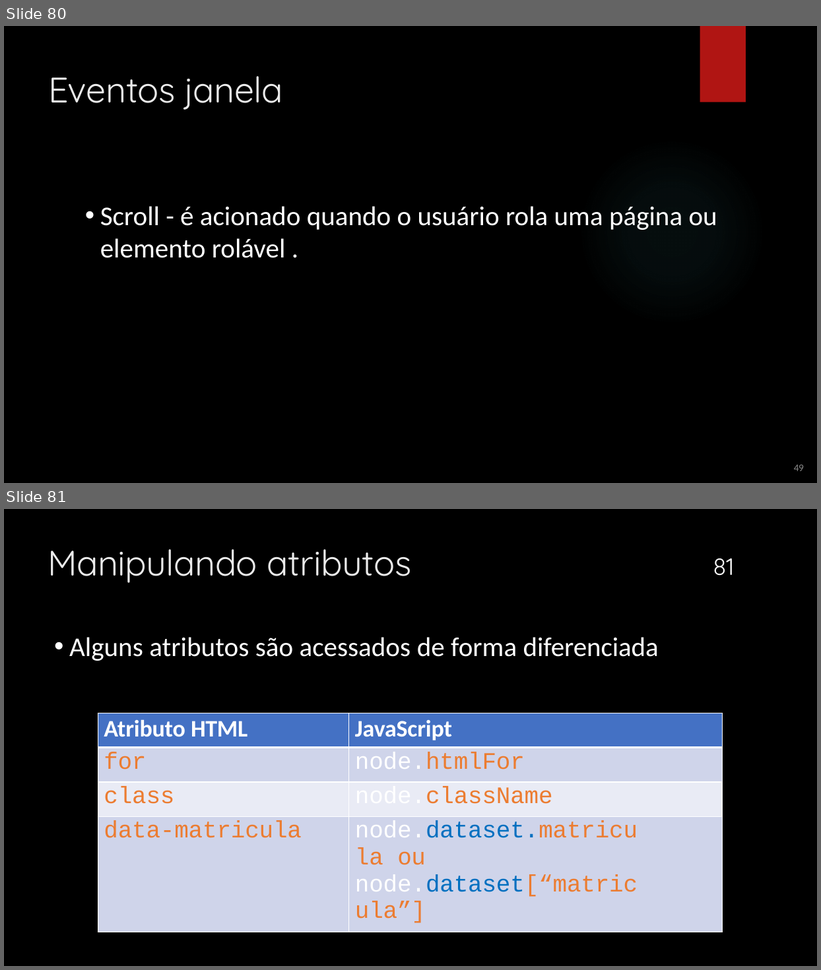
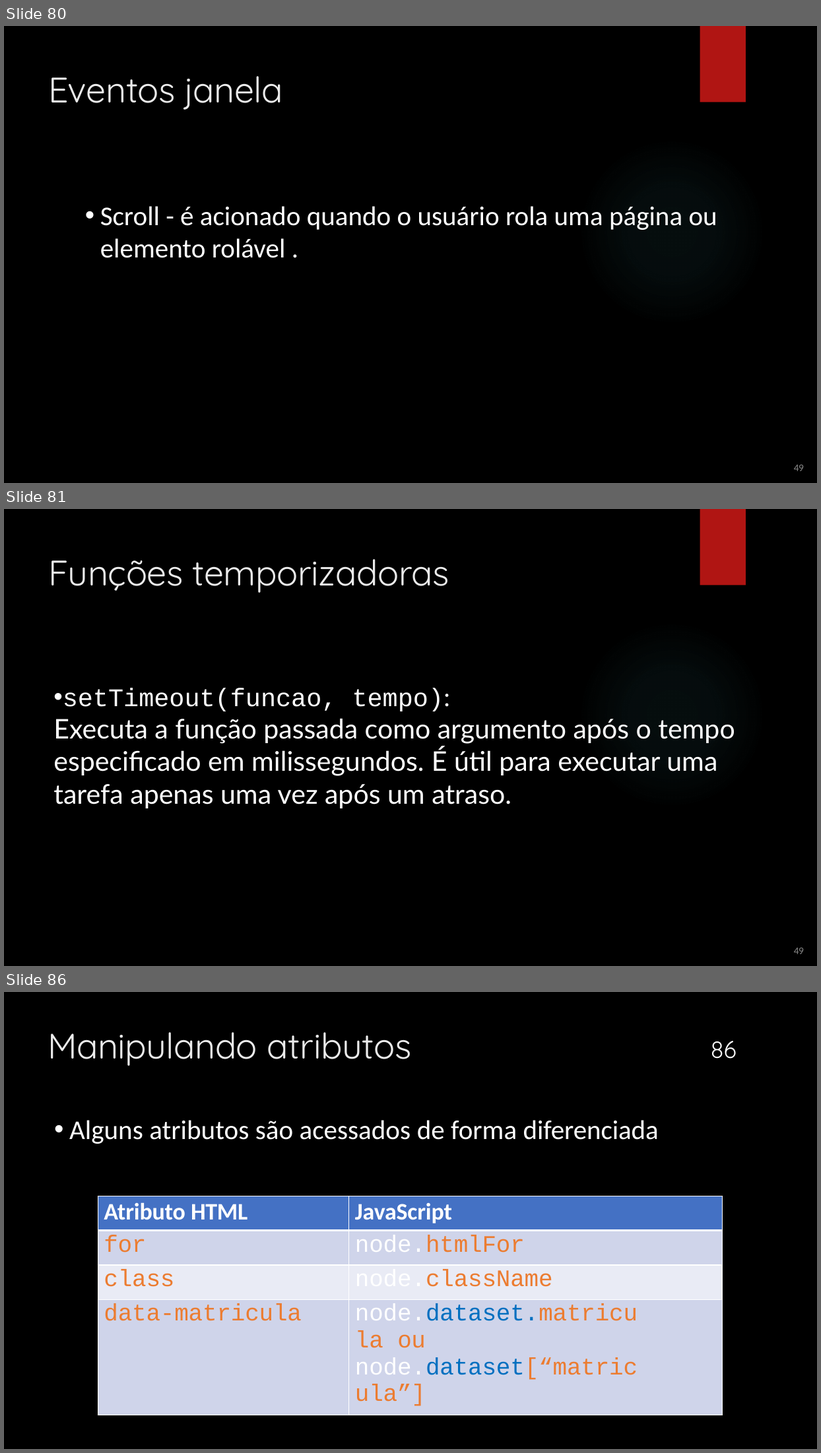
Before and after one commit to mizaelcarlos/Infonet---3-Ano-2025, a slide deck: Programação Client-Side/JavaScript.pptx. Shown one above the other, each under a label of ours: slides 80 and 81 before the commit, slides 80, 81 and 86 after it; the slides between them are not shown. The pictures are 821x970 and 821x1453 pixels, drawn with LibreOffice and Linux fonts; fonts in the diff are those of the drawing; background and template pictures are left out. Boxes give left, top, right and bottom in pixels: in the first picture for what was removed or moved away, otherwise in the second. Text is boxed around its words. In the diff, an @@ line names an element or a change of style, - is before the commit and + after.

```diff
--- a/Programação Client-Side/JavaScript.pptx
+++ b/Programação Client-Side/JavaScript.pptx
@@ slide 81 added at [4,509,817,966], background picture (left out); not listed: 2 template elements that a slide beside it also shows @@
@@ title added at [49,559,450,593], 42 pt, text #EBEBEB @@
+Funções temporizadoras
@@ text added at [54,689,735,809], 32 pt, text #FFFFFF @@
+• setTimeout(funcao, tempo):
+Executa a função passada como argumento após o tempo especificado em milissegundos. É útil para executar uma tarefa apenas uma vez após um atraso.
@@ text added at [794,948,804,955], 12 pt, text #888888 @@
+49
@@ what was slide 81 is now slide 86 @@
@@ page number at [711,1041,737,1059]: text changed @@
-81
+86
```
Also in this commit, not shown: 4 other slides added, 10 other files.
